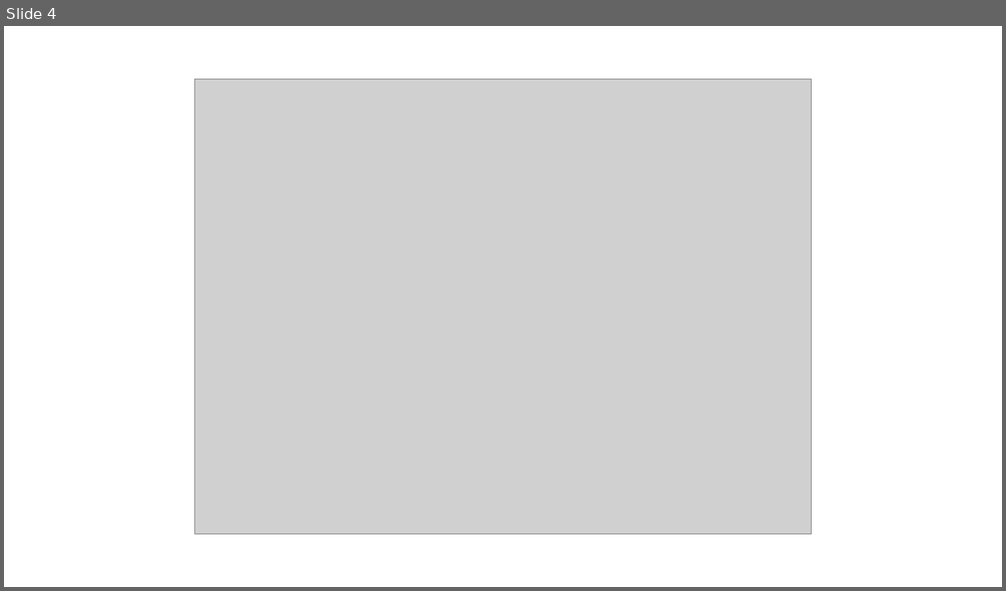
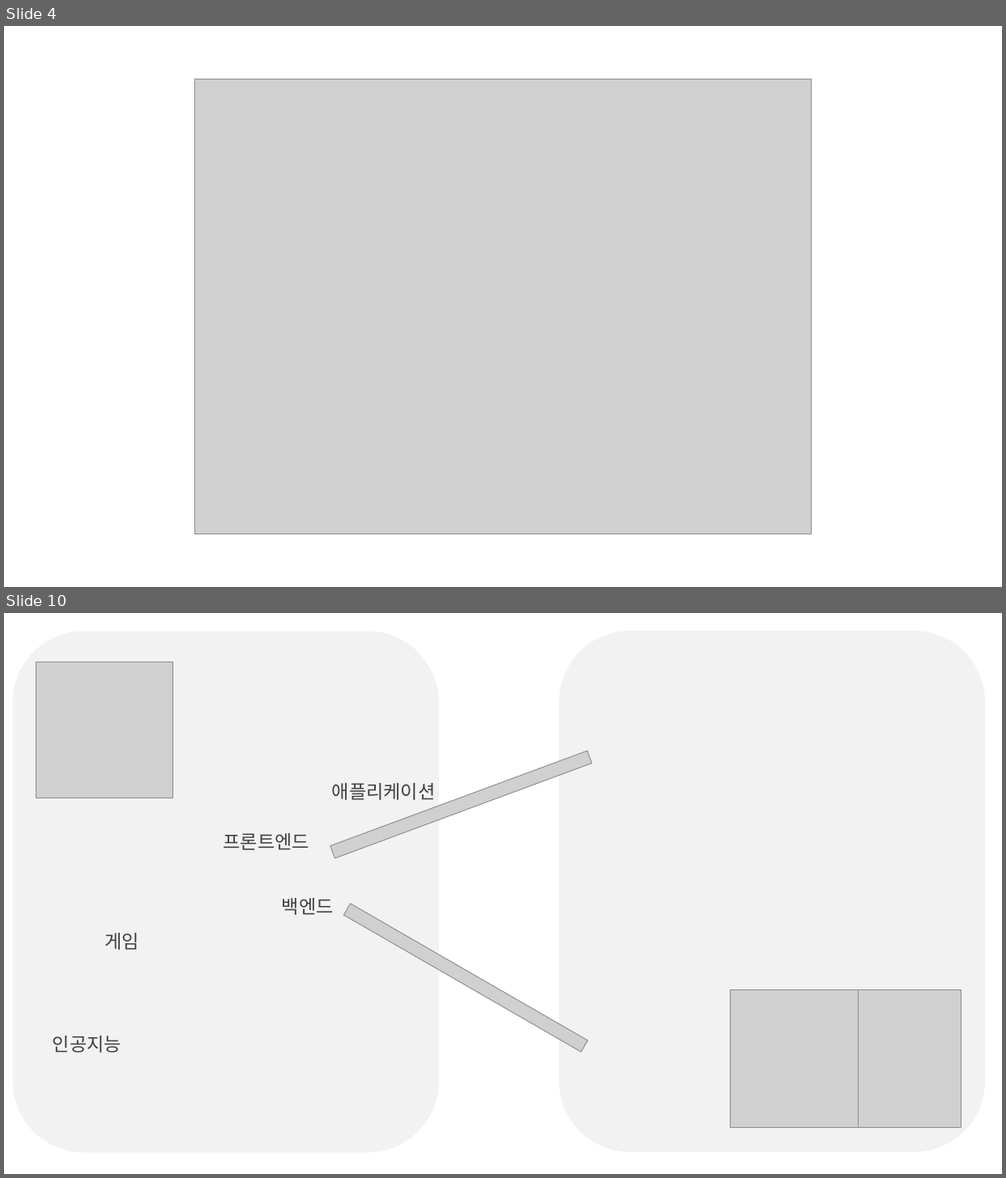
Before and after one commit to ppark-jjong/TIL, a slide deck: etc/2022 부천미래교육센터 멘토링.pptx. Shown one above the other, each under a label of ours: slide 4 before the commit, slides 4 and 10 after it; the slides between them are not shown. The pictures are 1006x591 and 1006x1178 pixels, drawn with LibreOffice and Linux fonts; fonts in the diff are those of the drawing; grey boxes stand for pictures. Boxes give left, top, right and bottom in pixels: in the first picture for what was removed or moved away, otherwise in the second. Text is boxed around its words. In the diff, an @@ line names an element or a change of style, - is before the commit and + after.

```diff
--- a/etc/2022 부천미래교육센터 멘토링.pptx
+++ b/etc/2022 부천미래교육센터 멘토링.pptx
@@ slide 10 added at (x1=4, y1=613, x2=1002, y2=1174), background #FFFFFF @@
@@ rounded rectangle added at (x1=13, y1=631, x2=439, y2=1152), fill #F2F2F2 @@
@@ rounded rectangle added at (x1=560, y1=631, x2=986, y2=1152), fill #F2F2F2 @@
@@ picture added at (x1=36, y1=662, x2=172, y2=798) @@
@@ picture added at (x1=330, y1=751, x2=592, y2=858) @@
@@ text added at (x1=332, y1=783, x2=436, y2=800), 18 pt, text #404040 @@
+애플리케이션
@@ text added at (x1=224, y1=833, x2=309, y2=850), 18 pt, text #404040 @@
+프론트엔드
@@ text added at (x1=282, y1=898, x2=334, y2=915), 18 pt, text #404040 @@
+백엔드
@@ picture added at (x1=344, y1=904, x2=588, y2=1053) @@
@@ text added at (x1=105, y1=933, x2=140, y2=950), 18 pt, text #404040 @@
+게임
@@ picture added at (x1=731, y1=990, x2=859, y2=1128) @@
@@ picture added at (x1=833, y1=990, x2=961, y2=1128) @@
@@ text added at (x1=53, y1=1036, x2=121, y2=1053), 18 pt, text #404040 @@
+인공지능
```
Also in this commit, not shown: 1 slide changed, 5 other slides added, 4 slides removed, 1 other file.
